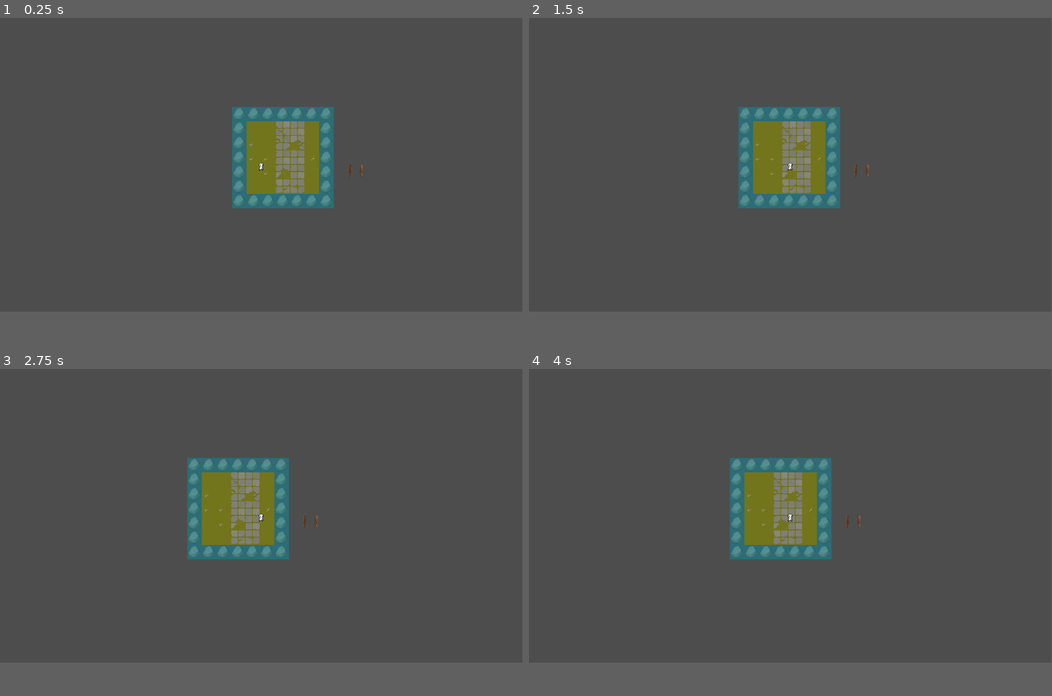
Above: before the commit, frames 1-4 (two rows, left to right).
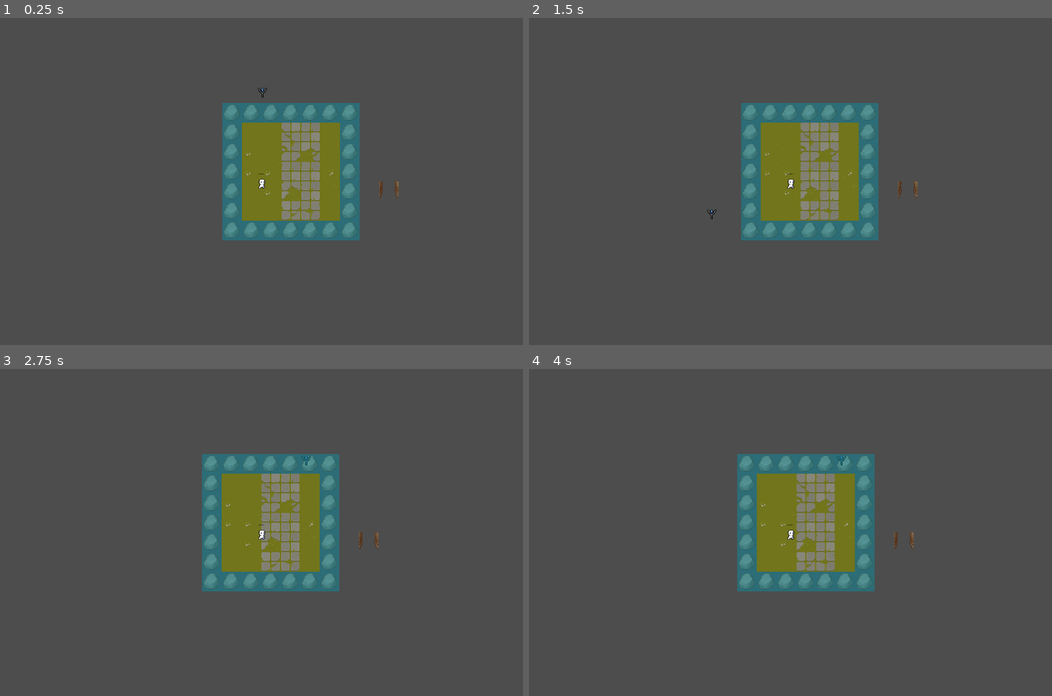
Above: after the commit, the same moments.

Repository: FranklinDAO-Dev-Team/ArcaneReveal
Game: Godot game, scene res://scenes/main.tscn
The game is run twice, just before and just after one commit, with the same random seed, the same clock (stepped at 60 frames per second) and the same inputs.
Inputs (mouse positions are in pixels of both pictures, inside the frame that each line leads up to):
- Up to frame 1 (0.25 s): no input
- Up to frame 2 (1.5 s): tap Enter at 0.5 s; move the mouse to (905, 148) at 0.52 s; hold D (right) 0.53-1.25 s; click (905, 148) at 0.67 s; drag from (685, 178) to (764, 224) at 1.27 s
- Up to frame 3 (2.75 s): tap Space at 2 s; move the mouse to (313, 450) at 2.02 s; hold D (right) from 2.03 s (still down); click (313, 450) at 2.17 s
- Up to frame 4 (4 s): release D (right) at 2.75 s; drag from (764, 575) to (633, 470) at 2.77 s; tap Enter at 3.5 s; move the mouse to (947, 558) at 3.52 s; hold A (left) from 3.53 s (still down); click (947, 558) at 3.67 s
In our replay, the window is 799x449 before the commit and 800x500 after it. These sizes can differ from the game's own. Grey fills any space a smaller window leaves; there, only what the larger window draws over its background counts as a difference.

The runs differ from the first frame. In frame 1, 8.5% of the frame differs, in the area x 42-77%, y 21-68%; in frame 2, 8.9%; in frame 3, 10%, in the area x 35-73%, y 26-68%; in frame 4, 9.4%.

Commit message:
added a staff you can drag around

Diff:
--- a/godot/rumble4/project.godot
+++ b/godot/rumble4/project.godot
@@ -14,6 +14,11 @@
 run/main_scene="res://scenes/main.tscn"
 config/features=PackedStringArray("4.2", "Mobile")
 config/icon="res://icon.svg"
+
+[display]
+
+window/size/viewport_width=2560
+window/size/viewport_height=2560
 
 [input]
 
@@ -40,4 +45,5 @@
 
 [rendering]
 
+textures/canvas_textures/default_texture_filter=0
 renderer/rendering_method="mobile"
--- a/godot/rumble4/scenes/main.tscn
+++ b/godot/rumble4/scenes/main.tscn
@@ -1,10 +1,12 @@
-[gd_scene load_steps=11 format=3 uid="uid://dp8lv63rn2iqy"]
-
+[gd_scene load_steps=12 format=3 uid="uid://dp8lv63rn2iqy"]
+
+[ext_resource type="Script" path="res://scripts/main.gd" id="1_17kf0"]
 [ext_resource type="Texture2D" uid="uid://gc1vmy2ygaye" path="res://assets/TX Tileset Grass.png" id="1_qxcb2"]
 [ext_resource type="Texture2D" uid="uid://bjjbcxi8eile8" path="res://assets/TX Props.png" id="2_46af0"]
 [ext_resource type="PackedScene" uid="uid://cxad238frrfpd" path="res://scenes/player.tscn" id="2_alpoj"]
 [ext_resource type="Script" path="res://scripts/player.gd" id="3_lo65r"]
 [ext_resource type="Texture2D" uid="uid://dkyeg85p5odma" path="res://assets/TX Tileset Wall.png" id="3_mpu10"]
+[ext_resource type="PackedScene" uid="uid://s3rwv0wp1oj7" path="res://scenes/staff_1.tscn" id="7_15n14"]
 
 [sub_resource type="TileSetAtlasSource" id="TileSetAtlasSource_urmi2"]
 texture = ExtResource("1_qxcb2")
@@ -723,10 +725,9 @@
 sources/1 = SubResource("TileSetAtlasSource_b7mry")
 sources/2 = SubResource("TileSetAtlasSource_o0jun")
 
-[sub_resource type="TileSet" id="TileSet_smx06"]
-tile_size = Vector2i(32, 32)
-
 [node name="Main" type="Node2D"]
+scale = Vector2(3, 3)
+script = ExtResource("1_17kf0")
 
 [node name="TileMap" type="TileMap" parent="."]
 scale = Vector2(1.00056, 1)
@@ -740,6 +741,5 @@
 
 [node name="Camera2D" type="Camera2D" parent="Player"]
 
-[node name="TileMap2" type="TileMap" parent="."]
-tile_set = SubResource("TileSet_smx06")
-format = 2
+[node name="Staff1" parent="." instance=ExtResource("7_15n14")]
+position = Vector2(2, -145)
--- a/godot/rumble4/scenes/player.tscn
+++ b/godot/rumble4/scenes/player.tscn
@@ -76,4 +76,5 @@
 
 [node name="AnimatedSprite2D" type="AnimatedSprite2D" parent="."]
 sprite_frames = SubResource("SpriteFrames_w5nhf")
-frame_progress = 0.882186
+frame = 4
+frame_progress = 0.299305
--- /dev/null
+++ b/godot/rumble4/scenes/staff_1.tscn
@@ -0,0 +1,30 @@
+[gd_scene load_steps=5 format=3 uid="uid://s3rwv0wp1oj7"]
+
+[ext_resource type="Script" path="res://scripts/staff_1.gd" id="1_kn7a4"]
+[ext_resource type="Texture2D" uid="uid://b4pq5fqc5r47q" path="res://assets/tile001.png" id="2_6xnww"]
+
+[sub_resource type="SpriteFrames" id="SpriteFrames_nltpd"]
+animations = [{
+"frames": [{
+"duration": 1.0,
+"texture": ExtResource("2_6xnww")
+}],
+"loop": true,
+"name": &"default",
+"speed": 5.0
+}]
+
+[sub_resource type="RectangleShape2D" id="RectangleShape2D_n3ool"]
+size = Vector2(88, 20)
+
+[node name="Staff1" type="Node2D"]
+script = ExtResource("1_kn7a4")
+metadata/_edit_group_ = true
+
+[node name="Sprite" type="AnimatedSprite2D" parent="."]
+sprite_frames = SubResource("SpriteFrames_nltpd")
+
+[node name="DropArea" type="Area2D" parent="."]
+
+[node name="CollisionShape2D" type="CollisionShape2D" parent="DropArea"]
+shape = SubResource("RectangleShape2D_n3ool")
--- /dev/null
+++ b/godot/rumble4/scripts/main.gd
@@ -0,0 +1,36 @@
+extends Node2D
+
+var is_on_fire = false
+var fire_duration = 3.0  # Duration of the fire effect in seconds
+var fire_damage = 10  # Damage dealt by the fire effect
+
+func _ready():
+	# Initialize the tile
+	is_on_fire = false
+
+func apply_fire_effect():
+	if not is_on_fire:
+		is_on_fire = true
+		# Play fire animation or visual effect
+		# You can add an AnimatedSprite or Particles2D node as a child of the tile to represent the fire
+		# For example, if you have an AnimatedSprite named "FireAnimation":
+		$FireAnimation.visible = true
+		$FireAnimation.play("fire")
+
+		# Start a timer to control the duration of the fire effect
+		var timer = Timer.new()
+		timer.connect("timeout", Callable(self, "_on_fire_timer_timeout"))
+		timer.set_wait_time(fire_duration)
+		timer.set_one_shot(true)
+		add_child(timer)
+		timer.start()
+
+func _on_fire_timer_timeout():
+	is_on_fire = false
+	# Stop fire animation or visual effect
+	# For example, if you have an AnimatedSprite named "FireAnimation":
+	$FireAnimation.visible = false
+	$FireAnimation.stop()
+
+	# Deal damage to any enemies standing on the tile (implement this based on your game logic)
+	# You can add a function to deal damage to enemies here
--- /dev/null
+++ b/godot/rumble4/scripts/staff_1.gd
@@ -0,0 +1,29 @@
+extends Node2D
+
+func _ready():
+	# Enable input events for the staff ability
+	set_process_input(true)
+
+func _input(event):
+	if event is InputEventMouseButton and event.button_index == MOUSE_BUTTON_LEFT:
+		if event.pressed:
+			# Start dragging the staff ability
+			set_process_input(false)
+			var original_position = global_position
+			while Input.is_mouse_button_pressed(MOUSE_BUTTON_LEFT):
+				global_position = get_global_mouse_position()
+				await get_tree().process_frame
+			set_process_input(true)
+
+			# Check if the staff ability is dropped on a valid tile
+			var drop_area = $DropArea
+			var overlapping_bodies = drop_area.get_overlapping_bodies()
+			if overlapping_bodies.size() > 0:
+				# Apply the ability effect on the overlapping tiles
+				for body in overlapping_bodies:
+					if body.is_in_group("tiles"):
+						# Apply fire effect to the tile (implement this based on your game logic)
+						body.apply_fire_effect()
+			else:
+				# Snap back to the original position if not dropped on a valid tile
+				global_position = original_position
Binary file added: godot/rumble4/assets/FireAnimation.png
Not shown, added: godot/rumble4/assets/FireAnimation.png.import
Binary file added: godot/rumble4/assets/tile001.png
Not shown, added: godot/rumble4/assets/tile001.png.import
Not shown, changed: godot/rumble4/.gitignore
Not shown, added: godot/rumble4/assets/fireball.psd
